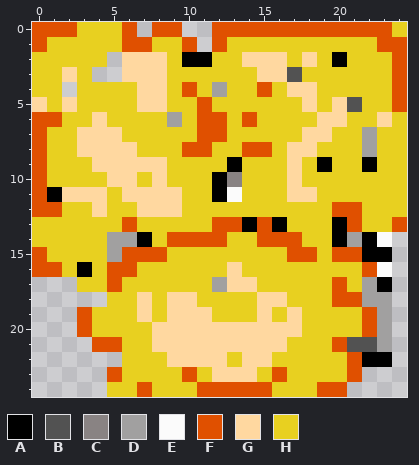
Two states of a pixel-art sprite, resource/boat2/boat_explosion/2.png. That is the earlier state.
The file is 25x25 pixels.
Palette (. is transparent): A #000000  B #525252  C #898383  D #a1a0a0  E #fbfbfb  F #e05000  G #ffd8a0  H #e8d020
Pixels before, first column x 0:
 0 FFFHHHF.FF..FFFFFFFFFFFFH
 1 FHHHHHFFHHF.FHHHHHHHHHHFF
 2 HHHHH.GGGHAAHHGGGHGHAHHHF
 3 HHGH..GGGHHHHHHGGBHHHHHHF
 4 HH.HHHHGGHFHDHHFHGGHHHHHF
 5 GHGHHHHGGHHFHHHHHHGHGBHHF
 6 FFHHGHHHHDHFFHFHHHHGGHHGH
 7 FHHGGGHHHHHFFHHHHHGGHHDHH
 8 FHHGGGGHHHFFHHFFHGGHHHDHH
 9 FHHHGGGGGHHHHAHHHGHAHHAHH
10 FHHHHGGHGHHHACHHHGHHHHHHH
11 FAGGGHGGGGHHAEHHHGGHHHHHH
12 FFHHGHHGGGHHHHHHHHHHFFHHH
13 HHHHHHFHHHHHFFAFAHHHAFHHF
14 HHHHHDDAHFFFFHHFFFHHADAE.
15 FHHHHDFFFHHHHHHHHFFHFFAA.
16 FFHAHFFHHHHHHGHHHHHHHHFE.
17 ...HHFHHHHHHDGGHHHHHFHDA.
18 .....HHGHGGHHHHGGHHHFFDD.
19 ...FHHHGHGGGHHHGHGHHHHFD.
20 ...FHHHHGGGGGGGGGGHHHHFD.
21 ....FFHHGGGGGGGGGHHHFBBD.
22 ......HHHGGGGHGGHHHHHFAA.
23 .....FHHHHFHGGGHFHHHHF...
24 .....HHFHHHFFFFFHHHFF....
New version:
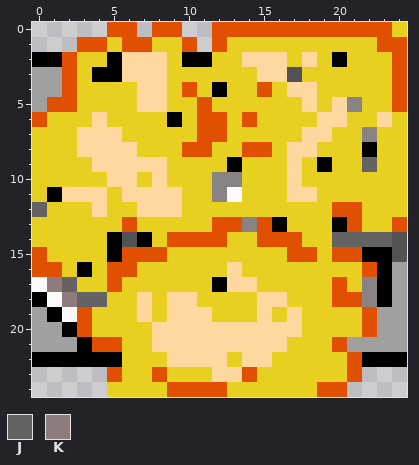
Colours new in this view: J #646262  K #8e7c7c
The edit:
The edit adds colour A in row 2 at x 5; in row 3 at x 4 to 5; in row 18 at x 0; in row 19 at x 1; in row 20 at x 2; in row 21 at x 3.
The edit adds colour A in row 22 at x 0 to 5 and 24.
Colour D gives way to colour A in row 4 at x 12; in row 6 at x 9; in row 8 at x 22; in rows 14 to 15 at x 5; in row 17 at x 12; in row 18 at x 23.
Colour E gives way to colour A in row 16 at x 23.
Colour H gives way to colour A in row 2 at x 0 to 1.
The edit adds colour B in rows 14 to 15 at x 24.
Colour D gives way to colour B in row 14 at x 6.
Colour A gives way to colour C in rows 10 to 11 at x 12; in row 13 at x 14.
Colour B gives way to colour C in row 5 at x 21.
Colour D gives way to colour C in row 7 at x 22; in rows 17 to 18 at x 22.
The edit adds colour D in rows 16 to 18 at x 24; in row 19 at x 0 and 24; in row 20 at x 0 to 1 and 24; in row 21 at x 0 to 2 and 24.
Colour B gives way to colour D in row 21 at x 21 to 22.
Colour G gives way to colour D in row 5 at x 0.
Colour H gives way to colour D in rows 3 to 4 at x 0 to 1.
The edit adds colour E in row 17 at x 0; in row 18 at x 1; in row 19 at x 2.
The edit adds colour F in row 4 at x 2.
Colour G gives way to colour F in row 3 at x 2; in row 5 at x 2; in row 23 at x 14.
Colour H gives way to colour F in row 0 at x 5; in row 1 at x 3 to 4; in row 2 at x 2; in row 5 at x 1; in row 23 at x 8; in row 24 at x 9 to 10.
Colour F gives way to colour H in row 6 at x 1; in rows 7 to 11 at x 0; in row 12 at x 1; in row 23 at x 10 and 16; in row 24 at x 7 and 13 to 15.
The edit adds colour J in row 17 at x 2; in row 18 at x 3 to 4.
Colour A gives way to colour J in row 9 at x 22; in row 14 at x 20 and 22.
Colour D gives way to colour J in row 14 at x 21.
Colour E gives way to colour J in row 14 at x 23.
Colour F gives way to colour J in row 12 at x 0.
The edit adds colour K in row 17 at x 1; in row 18 at x 2.
The edit erases colour F in row 0 at x 0 to 2; in row 1 at x 0.
The edit erases colour H in row 0 at x 3 to 4; in row 1 at x 1 to 2.
